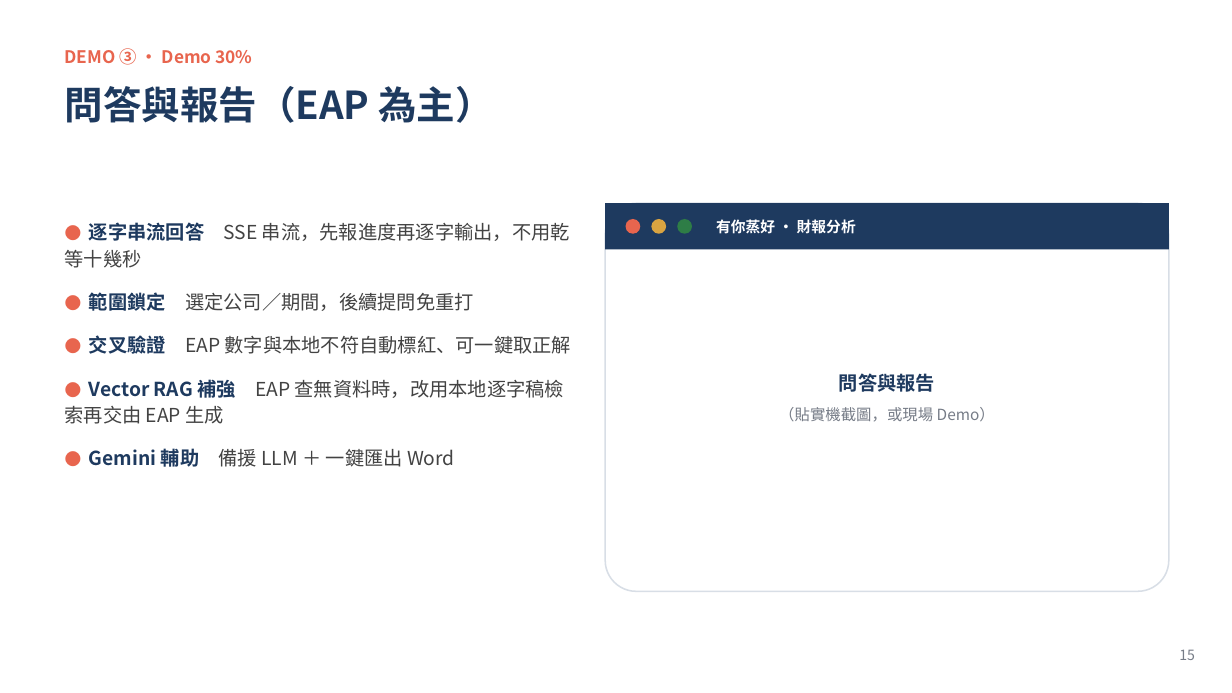
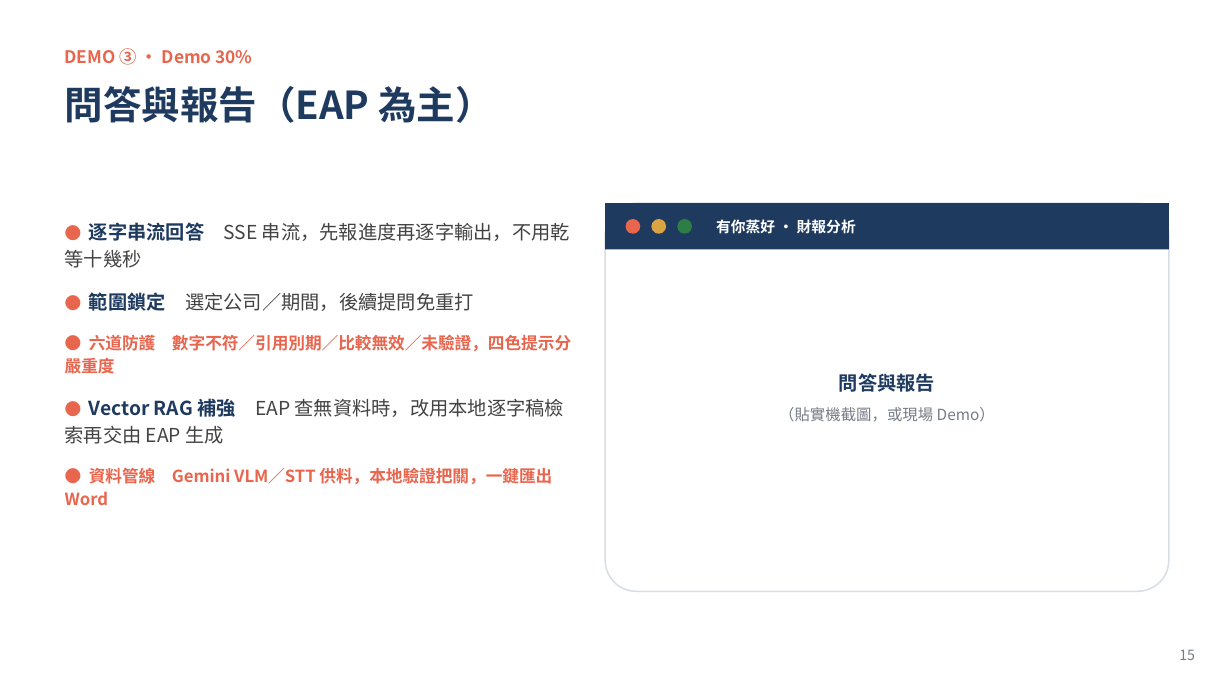
Before and after one commit to WangChiaChen/hybrid-rag-project, a slide deck: slide 18 of 比賽簡報_升級版.pptx (slide 15 before the commit). Drawn at 1232x693 pixels with LibreOffice and Linux fonts; fonts in the diff are those of the drawing. Boxes give left, top, right and bottom in pixels: in the first picture for what was removed or moved away, otherwise in the second. Text is boxed around its words. In the diff, an @@ line names an element or a change of style, - is before the commit and + after.

```diff
--- a/比賽簡報_升級版.pptx
+++ b/比賽簡報_升級版.pptx
@@ text at bbox=[65, 334, 571, 378]: text changed; size 15 to 13 pt; text colour #434343 to #E8654E; bold on @@
-● 交叉驗證 EAP 數字與本地不符自動標紅、可一鍵取正解
+● 六道防護 數字不符／引用別期／比較無效／未驗證，四色提示分嚴重度
@@ text at bbox=[65, 468, 552, 505]: text changed; size 15 to 13 pt; text colour #434343 to #E8654E; bold on @@
-● Gemini 輔助 備援 LLM ＋ 一鍵匯出 Word
+● 資料管線 Gemini VLM／STT 供料，本地驗證把關，一鍵匯出 Word
```
Also in this commit, not shown: 3 other slides changed, 3 slides added, 1 other file.
